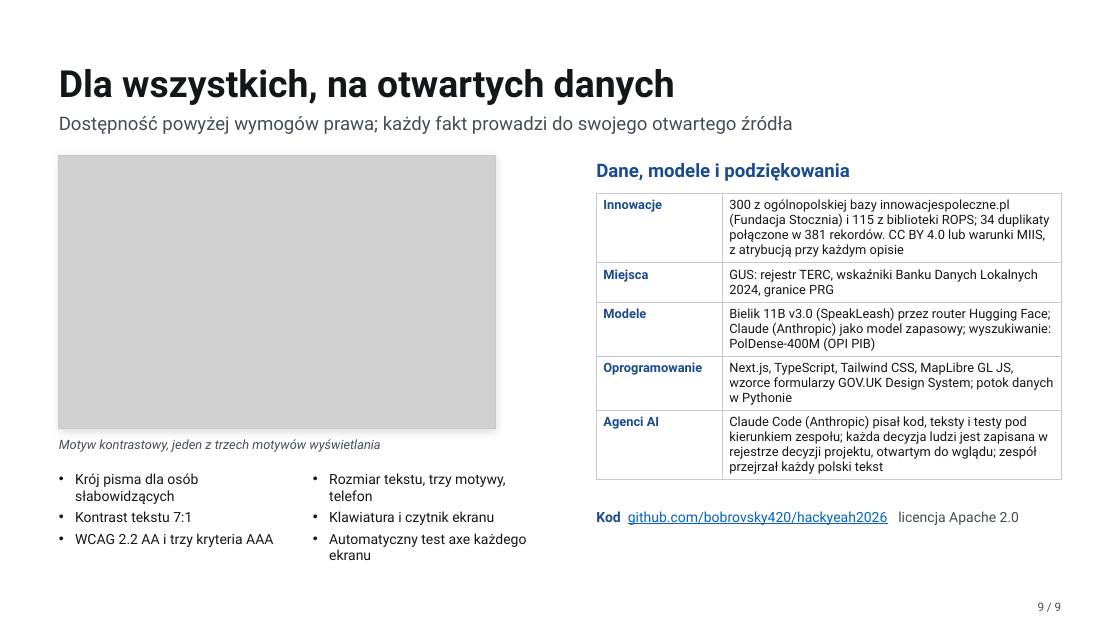
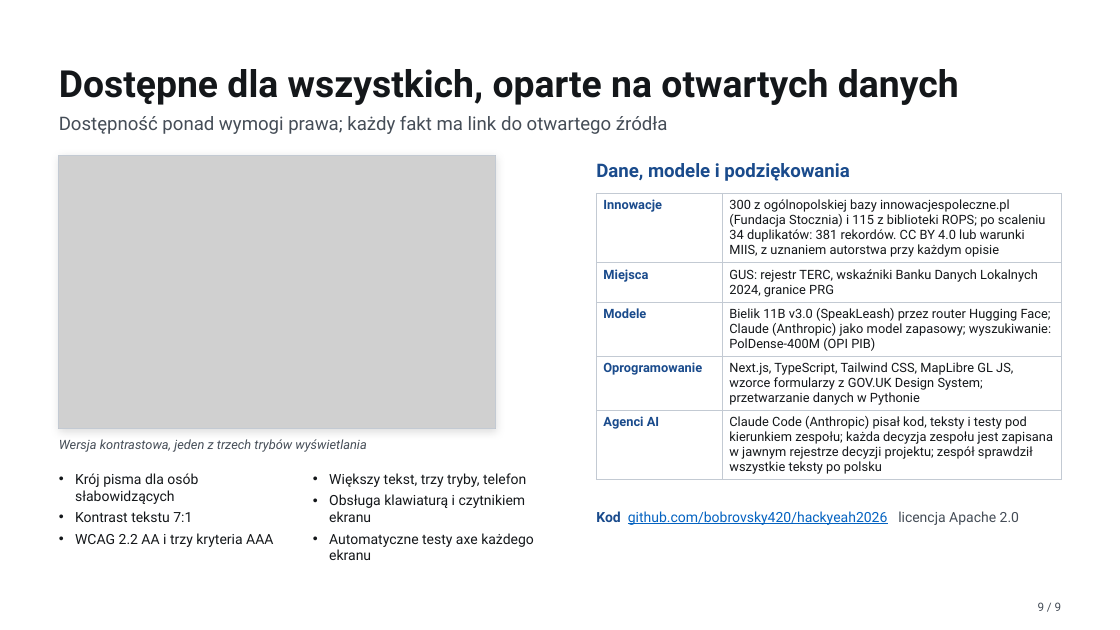
Before and after one commit to bobrovsky420/hackyeah2026, a slide deck: slide 9 of docs/presentation/presentation.pptx. Drawn at 1120x630 pixels with LibreOffice and Linux fonts; fonts in the diff are those of the drawing; grey boxes stand for pictures. Boxes give left, top, right and bottom in pixels: in the first picture for what was removed or moved away, otherwise in the second. Text is boxed around its words. In the diff, an @@ line names an element or a change of style, - is before the commit and + after.

```diff
--- a/docs/presentation/presentation.pptx
+++ b/docs/presentation/presentation.pptx
@@ text at [59,69,959,134]: text changed @@
-Dla wszystkich, na otwartych danych
-Dostępność powyżej wymogów prawa; każdy fakt prowadzi do swojego otwartego źródła
+Dostępne dla wszystkich, oparte na otwartych danych
+Dostępność ponad wymogi prawa; każdy fakt ma link do otwartego źródła
@@ table at [597,193,1061,478] @@
-row 1, column 2: 300 z ogólnopolskiej bazy innowacjespoleczne.pl (Fundacja Stocznia) i 115 z biblioteki ROPS; 34 duplikaty połączone w 381 rekordów. CC BY 4.0 lub warunki MIIS, z atrybucją przy każdym opisie
+row 1, column 2: 300 z ogólnopolskiej bazy innowacjespoleczne.pl (Fundacja Stocznia) i 115 z biblioteki ROPS; po scaleniu 34 duplikatów: 381 rekordów. CC BY 4.0 lub warunki MIIS, z uznaniem autorstwa przy każdym opisie
-row 4, column 2: Next.js, TypeScript, Tailwind CSS, MapLibre GL JS, wzorce formularzy GOV.UK Design System; potok danych w Pythonie
+row 4, column 2: Next.js, TypeScript, Tailwind CSS, MapLibre GL JS, wzorce formularzy z GOV.UK Design System; przetwarzanie danych w Pythonie
-row 5, column 2: Claude Code (Anthropic) pisał kod, teksty i testy pod kierunkiem zespołu; każda decyzja ludzi jest zapisana w rejestrze decyzji projektu, otwartym do wglądu; zespół przejrzał każdy polski tekst
+row 5, column 2: Claude Code (Anthropic) pisał kod, teksty i testy pod kierunkiem zespołu; każda decyzja zespołu jest zapisana w jawnym rejestrze decyzji projektu; zespół sprawdził wszystkie teksty po polsku
@@ text at [59,439,366,452]: text changed @@
-Motyw kontrastowy, jeden z trzech motywów wyświetlania
+Wersja kontrastowa, jeden z trzech trybów wyświetlania
@@ text at [329,473,534,560]: text changed @@
-• Rozmiar tekstu, trzy motywy, telefon
-• Klawiatura i czytnik ekranu
-• Automatyczny test axe każdego ekranu
+• Większy tekst, trzy tryby, telefon
+• Obsługa klawiaturą i czytnikiem ekranu
+• Automatyczne testy axe każdego ekranu
```
Also in this commit, not shown: 7 other slides changed, 5 other files.
